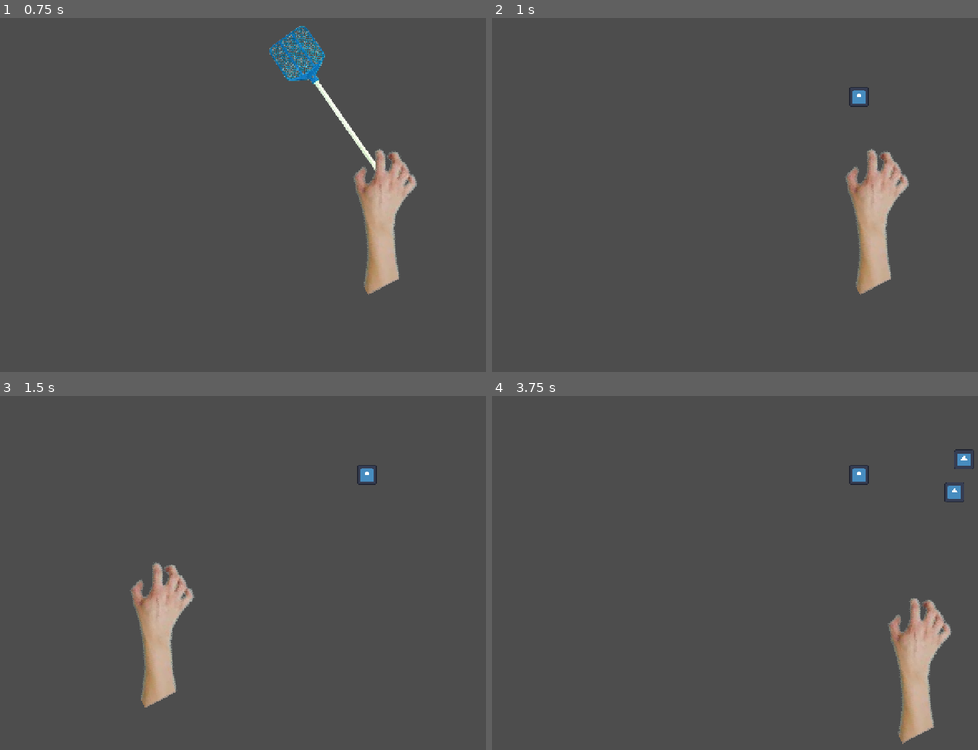
Above: before the commit, frames 1-4 (two rows, left to right).
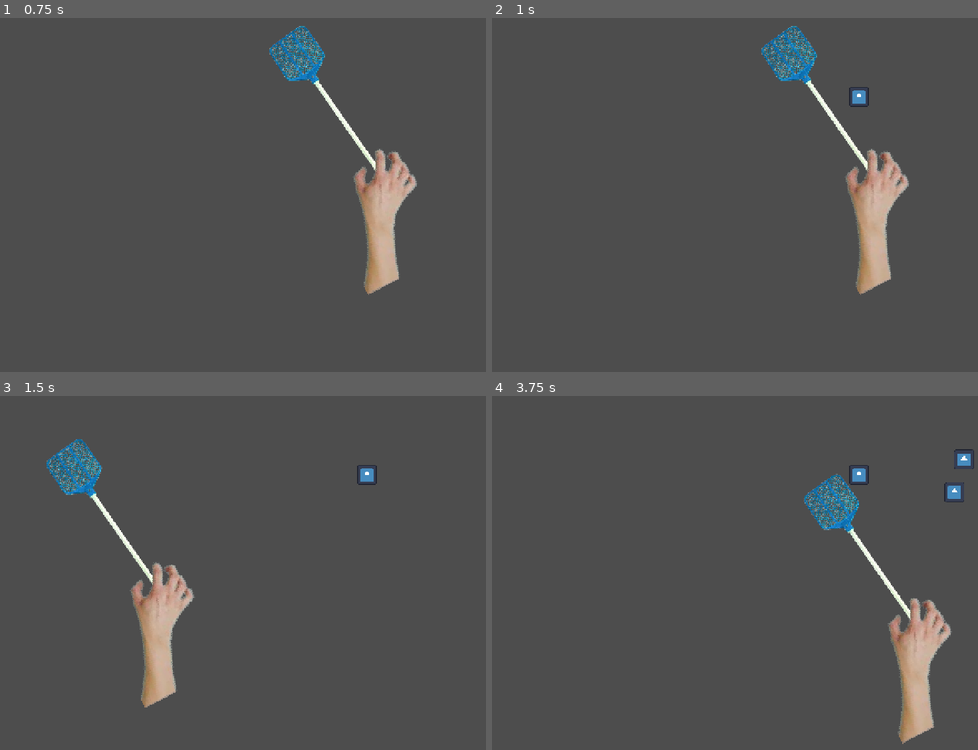
Above: after the commit, the same moments.

Repository: mattismoel/rage-room
Game: Godot game, scene res://scenes/game.tscn
Two runs of this game, one before a commit and one after it. Both use one fixed random seed, a clock stepped at 60 frames per second and the inputs below. The engine's default icon, where the game draws it, is replaced by a stand-in: a white triangle on a blue panel in a dark square.
Inputs (mouse positions are in pixels of both pictures, inside the frame that each line leads up to):
- Up to frame 1 (0.75 s): tap Enter at 0.5 s; move the mouse to (383, 177) at 0.52 s; tap 2 at 0.6 s
- Up to frame 2 (1 s): tap 9 at 0.8 s
- Up to frame 3 (1.5 s): tap Space at 1.25 s; move the mouse to (160, 590) at 1.27 s; tap 9 at 1.35 s
- Up to frame 4 (3.75 s): tap 2 at 1.55, 2.85 s; move the mouse to (812, 495) at 2.02 s; press the mouse at (812, 495) at 2.03 s; tap 9 at 2.3, 3.6 s; tap Enter at 2.75 s; move the mouse to (730, 643) at 2.77 s; release the mouse at (730, 643) at 2.78 s; tap Space at 3.5 s; move the mouse to (919, 626) at 3.52 s

Frame 1 is identical in both runs. In frame 2, 1.3% of the frame differs, in the area x 55-78%, y 2-44%; in frame 3, 1.3%; in frame 4, 1.3%, in the area x 64-87%, y 21-64%.
Error before the commit: Out of bounds get index '7' (on base: 'Array[EquipmentEntry]') (res://scripts/player/equipment_state.gd:41)

Commit message:
uses queue_free instead of remove_child

Diff:
--- a/scripts/player/equipment_state.gd
+++ b/scripts/player/equipment_state.gd
@@ -29,14 +29,20 @@
 		elif event.keycode >= KEY_2 and event.keycode <= KEY_9:
 			var digit_pressed: int = -KEY_2 + event.keycode
 			# Switch to equipment state after setting equipment
-			remove_child(loaded_equipment)
 			set_equipment_from_index(digit_pressed)
 
 func set_equipment(equipment: EquipmentEntry) -> void:
+	if loaded_equipment != null:
+		loaded_equipment.queue_free()
+
+	## Istantiate new equipment
 	current_equipment_entry = equipment
 	loaded_equipment = current_equipment_entry.scene.instantiate()
 	add_child(loaded_equipment)
 
+	print("Set equipment to %s" % current_equipment_entry.name)
+
 func set_equipment_from_index(index: int) -> void:
-	set_equipment(_entries[index])
-	print("Set equipment to %s" % current_equipment_entry.name)
+	# Check that requested equipment index is valid
+	if index < _entries.size():
+		set_equipment(_entries[index])
